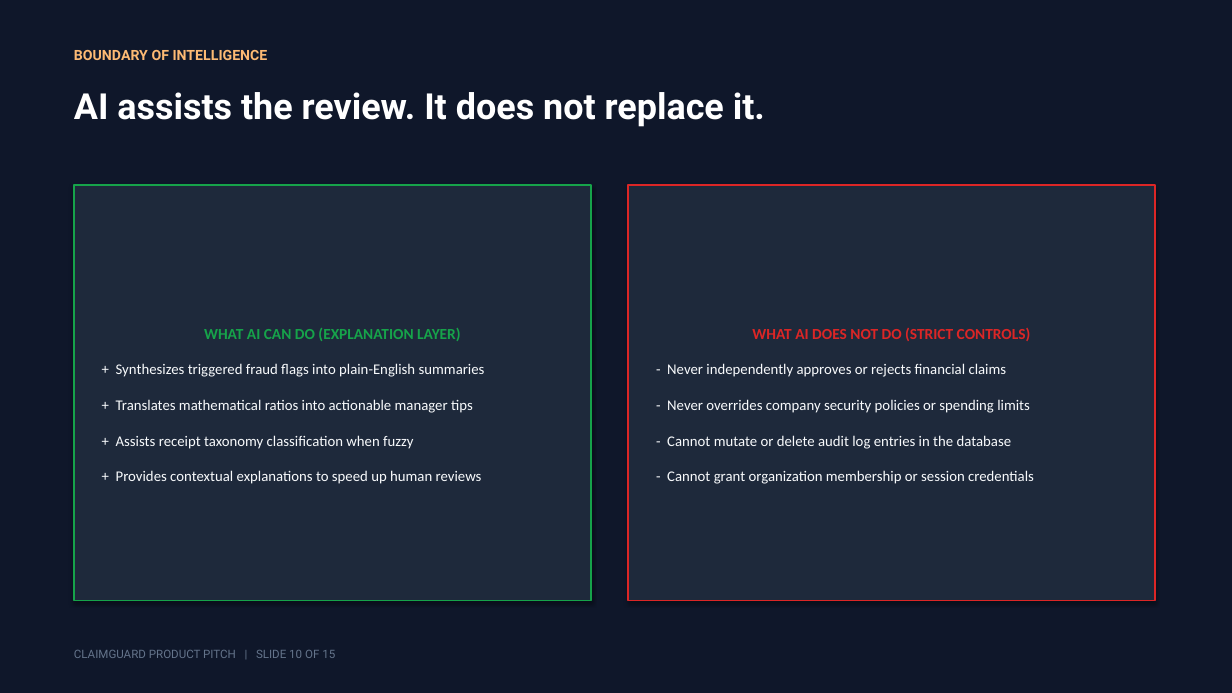
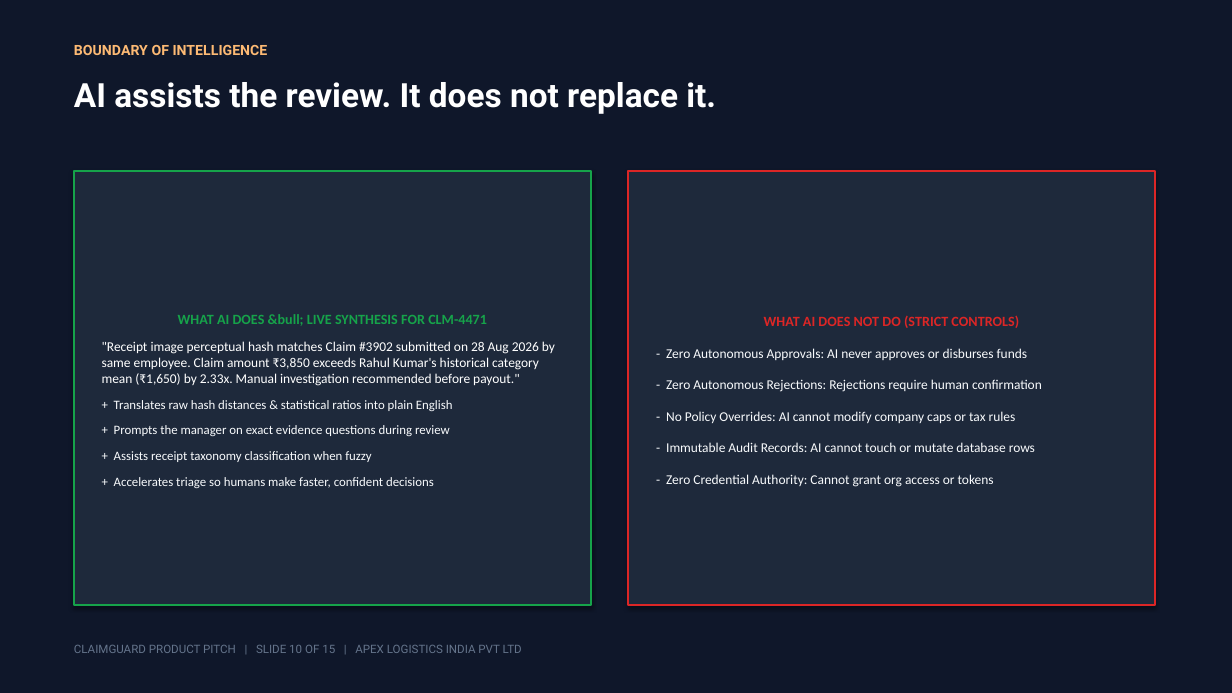
Before and after one commit to sgk18/Claim_guard, a slide deck: slide 10 of ClaimGuard_Product_Pitch.pptx. Drawn at 1232x693 pixels with LibreOffice and Linux fonts; fonts in the diff are those of the drawing. Boxes give left, top, right and bottom in pixels: in the first picture for what was removed or moved away, otherwise in the second. Text is boxed around its words. In the diff, an @@ line names an element or a change of style, - is before the commit and + after.

Commit message:
feat: add HTML product pitch presentation and PPTX generation script

```diff
--- a/ClaimGuard_Product_Pitch.pptx
+++ b/ClaimGuard_Product_Pitch.pptx
@@ text "BOUNDARY OF INTELLIGENCE": place and size @@
-text "BOUNDARY OF INTELLIGENCE" at box(74, 50, 268, 60)
+text "BOUNDARY OF INTELLIGENCE" at box(74, 45, 268, 55)
@@ text "AI assists the review. It ...": place and size @@
-text "AI assists the review. It ..." at box(74, 92, 765, 127)
+text "AI assists the review. It ..." at box(74, 82, 716, 114)
@@ text "AI assists the review. It ..." at box(74, 82, 716, 114): size 28 to 26 pt @@
@@ rectangle "WHAT AI DOES &bull; LIVE ...": place and size @@
-rectangle "WHAT AI DOES &bull; LIVE ..." at box(74, 185, 592, 601)
+rectangle "WHAT AI DOES &bull; LIVE ..." at box(74, 171, 592, 605)
@@ rectangle "WHAT AI DOES NOT DO ...": place and size @@
-rectangle "WHAT AI DOES NOT DO ..." at box(628, 185, 1155, 601)
+rectangle "WHAT AI DOES NOT DO ..." at box(628, 171, 1155, 605)
@@ text in rectangle at box(102, 314, 555, 436): text changed; size 11.5 to 10.5 pt; text colour #F8FAFC to #FFFFFF @@
-WHAT AI CAN DO (EXPLANATION LAYER)
-+ Synthesizes triggered fraud flags into plain-English summaries
-+ Translates mathematical ratios into actionable manager tips
+WHAT AI DOES &bull; LIVE SYNTHESIS FOR CLM-4471
+"Receipt image perceptual hash matches Claim #3902 submitted on 28 Aug 2026 by same employee. Claim amount ₹3,850 exceeds Rahul Kumar's historical category mean (₹1,650) by 2.33x. Manual investigation recommended before payout."
++ Translates raw hash distances & statistical ratios into plain English
++ Prompts the manager on exact evidence questions during review
@@ text in rectangle at box(764, 316, 1019, 328): size 12 to 11 pt in "WHAT AI DOES NOT DO (STRICT CONTROLS)" @@
@@ text in rectangle at box(666, 348, 1042, 487): text changed; size 11.5 to 10.5 pt @@
-- Never independently approves or rejects financial claims
-- Never overrides company security policies or spending limits
-- Cannot mutate or delete audit log entries in the database
-- Cannot grant organization membership or session credentials
+- Zero Autonomous Approvals: AI never approves or disburses funds
+- Zero Autonomous Rejections: Rejections require human confirmation
+- No Policy Overrides: AI cannot modify company caps or tax rules
+- Immutable Audit Records: AI cannot touch or mutate database rows
+- Zero Credential Authority: Cannot grant org access or tokens
@@ text in rectangle at box(114, 477, 434, 488): text changed; size 11.5 to 10 pt @@
-+ Provides contextual explanations to speed up human reviews
++ Accelerates triage so humans make faster, confident decisions
@@ text in rectangle at box(114, 451, 371, 462): size 11.5 to 10 pt in "+ Assists receipt taxonomy classification when fuzzy"; less space between paragraphs @@
@@ text at box(74, 645, 522, 653): text changed @@
-CLAIMGUARD PRODUCT PITCH | SLIDE 10 OF 15
+CLAIMGUARD PRODUCT PITCH | SLIDE 10 OF 15 | APEX LOGISTICS INDIA PVT LTD
```
Also in this commit, not shown: 14 other slides changed, 2 other files.
